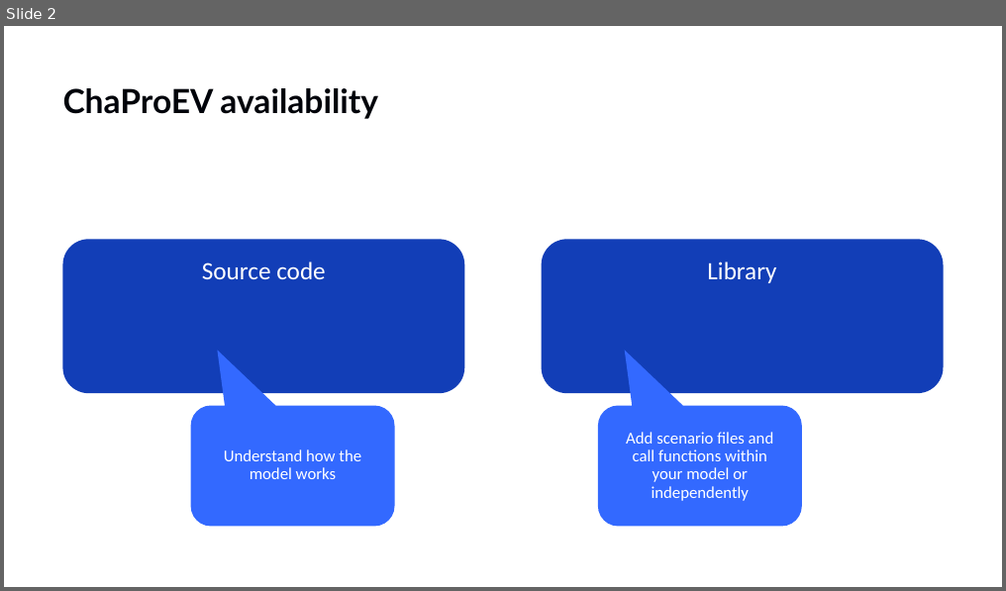
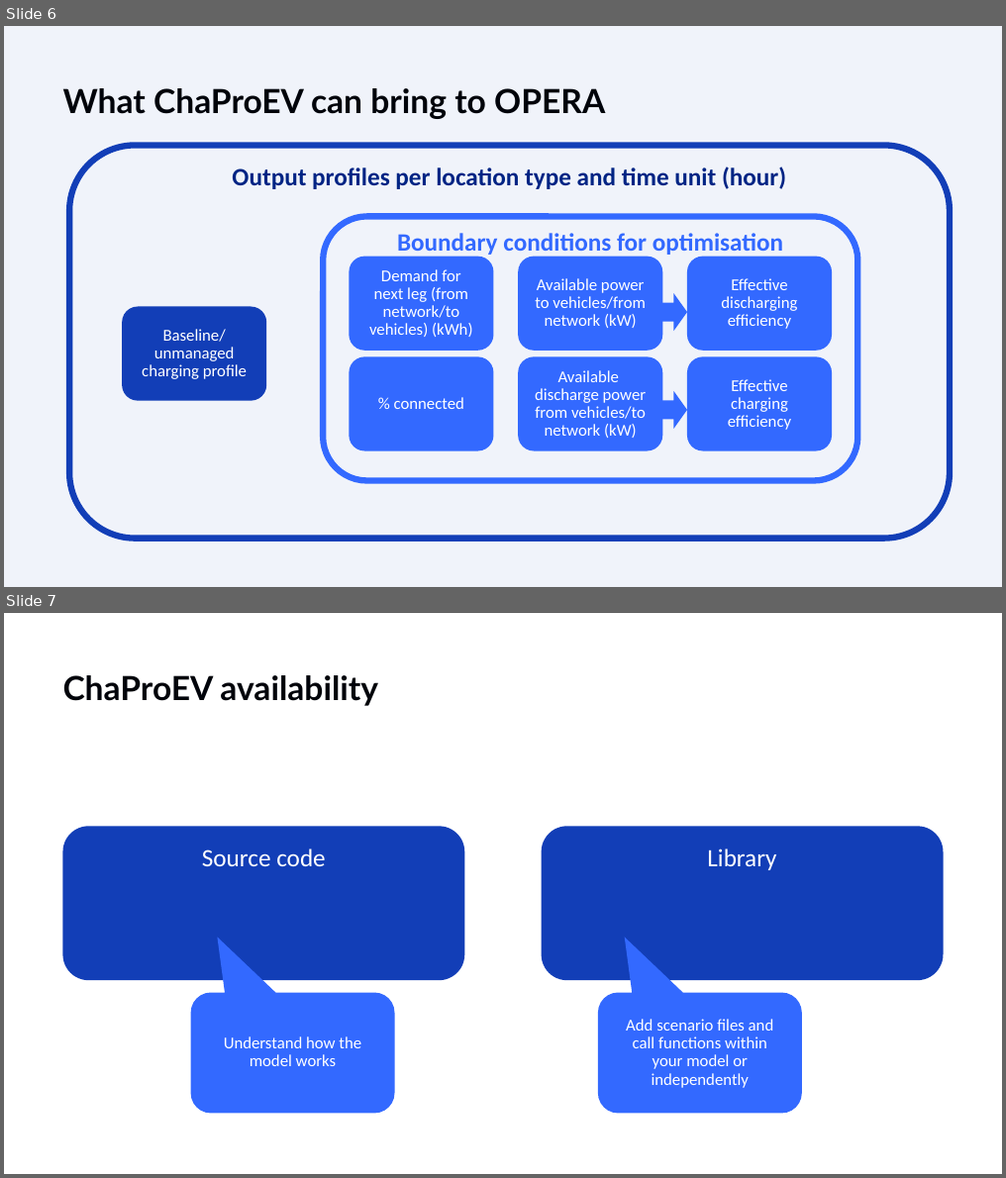
Before and after one commit to TNO/ChaProEV, a slide deck: ChaProEV.pptx. Shown one above the other, each under a label of ours: slide 2 before the commit, slides 6 and 7 after it. The pictures are 1006x591 and 1006x1178 pixels, drawn with LibreOffice and Linux fonts; fonts in the diff are those of the drawing; background and template pictures are left out. Boxes give left, top, right and bottom in pixels: in the first picture for what was removed or moved away, otherwise in the second. Text is boxed around its words. In the diff, an @@ line names an element or a change of style, - is before the commit and + after.

```diff
--- a/ChaProEV.pptx
+++ b/ChaProEV.pptx
@@ slide 6 added at <box>4,26,1002,587</box>, background #F0F3FA @@
@@ title added at <box>63,88,605,119</box>, 32 pt, text #00030A, bold @@
+What ChaProEV can bring to OPERA
@@ rounded rectangle added at <box>69,145,949,538</box>, outline #123EB7 6 pt, 24 pt, text #002484, bold @@
+Output profiles per location type and time unit (hour)
@@ rounded rectangle added at <box>323,217,858,481</box>, outline #3369FF 6 pt, 24 pt, text #3369FF, bold @@
+Boundary conditions for optimisation
@@ group added at <box>350,257,832,452</box>: 6 rounded rectangles @@
+Demand for next leg (from network/to vehicles) (kWh)
+% connected
+Available power to vehicles/from network (kW)
+Available discharge power from vehicles/to network (kW)
+Effective charging efficiency
+Effective discharging efficiency
@@ rounded rectangle added at <box>122,307,266,401</box>, fill #123EB7, 16 pt, text #FFFFFF @@
+Baseline/ unmanaged charging profile
@@ right arrow added at <box>660,293,687,331</box>, fill #3369FF @@
@@ right arrow added at <box>660,391,687,429</box>, fill #3369FF @@
@@ what was slide 2 is now slide 7 @@
```
Also in this commit, not shown: 5 other slides added, 2 other files.
